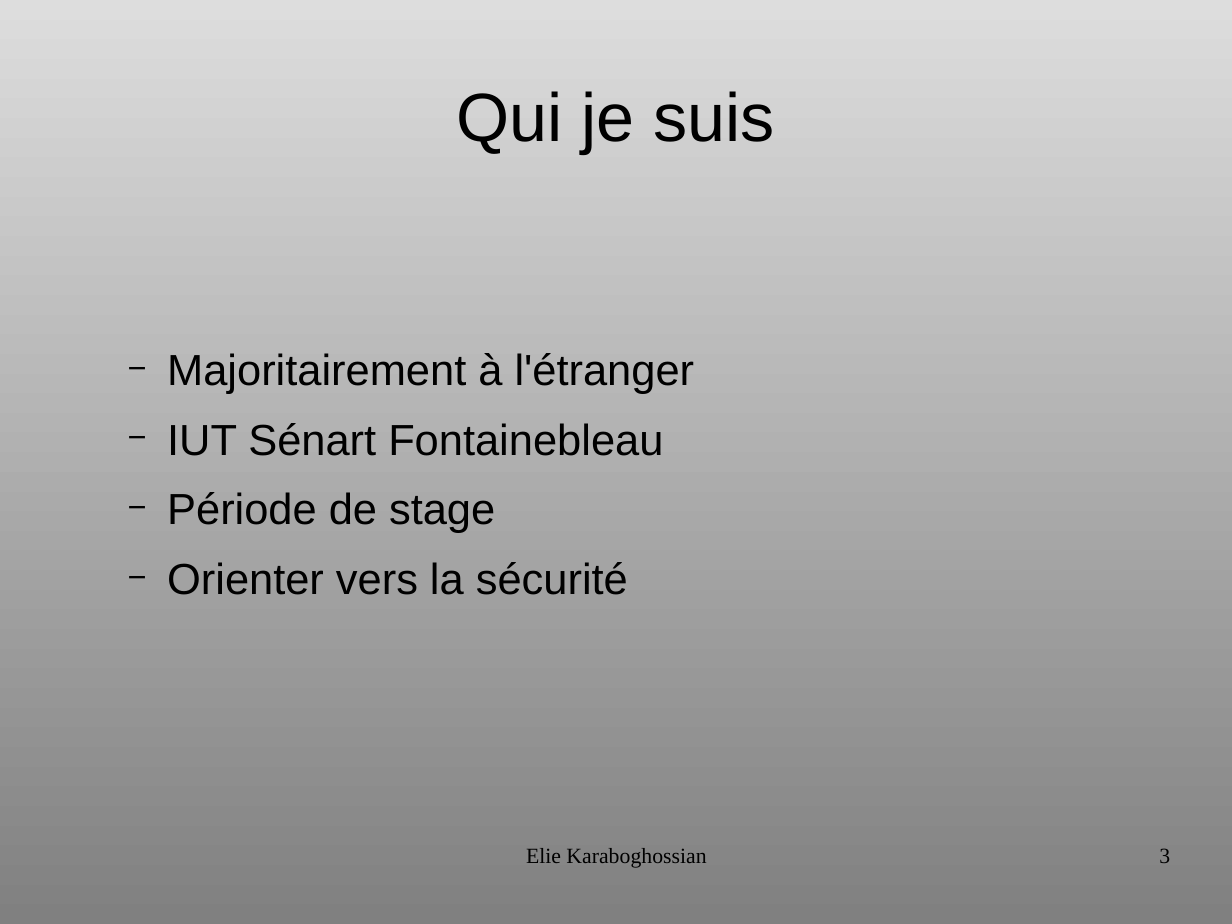
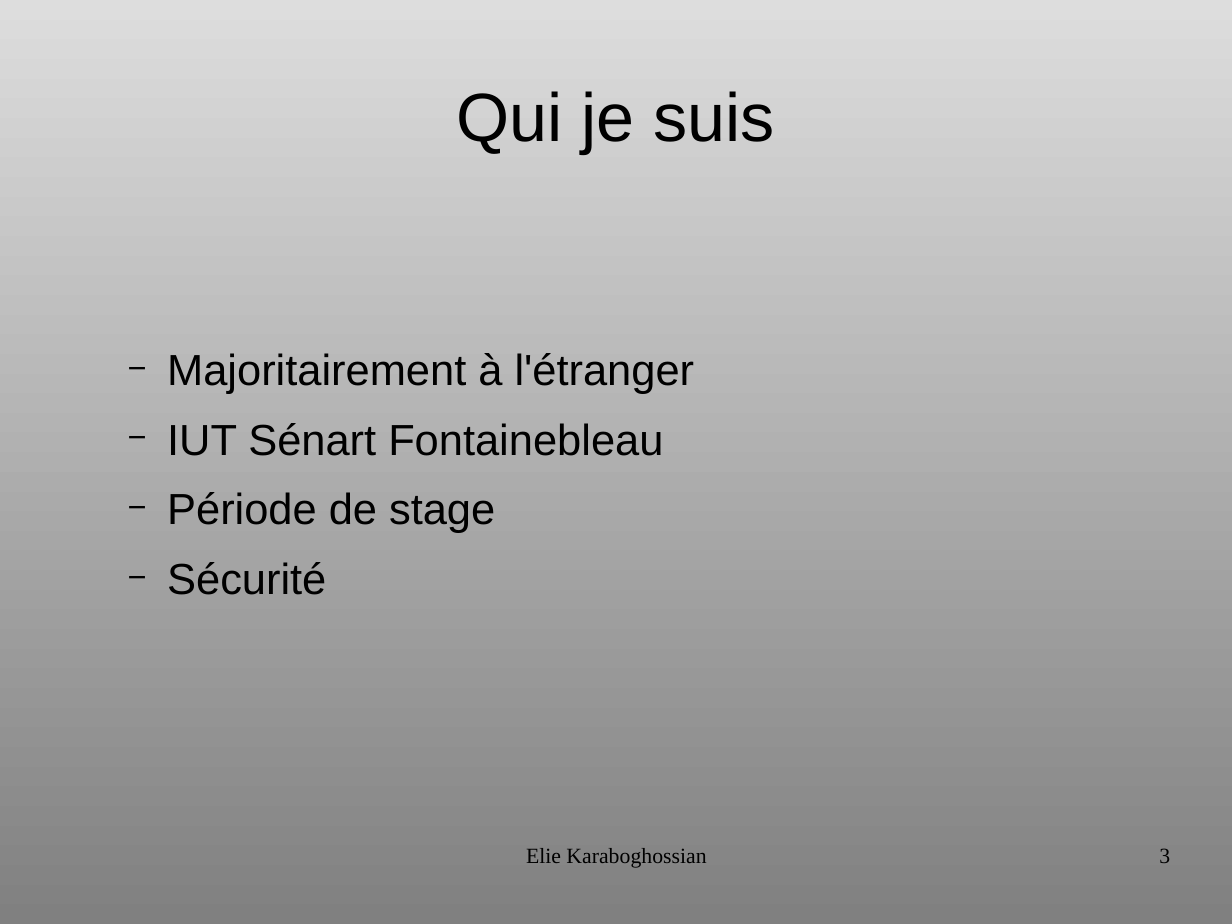
Before and after one commit to ElieKara/ShapeFile-To-STL, a slide deck: slide 3 of FichierAutre/Presentation IRD.odp. Drawn at 1232x924 pixels with LibreOffice and Linux fonts; fonts in the diff are those of the drawing. Boxes give left, top, right and bottom in pixels: in the first picture for what was removed or moved away, otherwise in the second. Text is boxed around its words. In the diff, an @@ line names an element or a change of style, - is before the commit and + after.

```diff
--- a/FichierAutre/Presentation IRD.odp
+++ b/FichierAutre/Presentation IRD.odp
@@ text at box(167, 562, 326, 595): text changed @@
-  − Orienter vers la sécurité
+  − Sécurité
```
Also in this commit, not shown: 1 other slide changed, 2 slides added, 12 other files.
